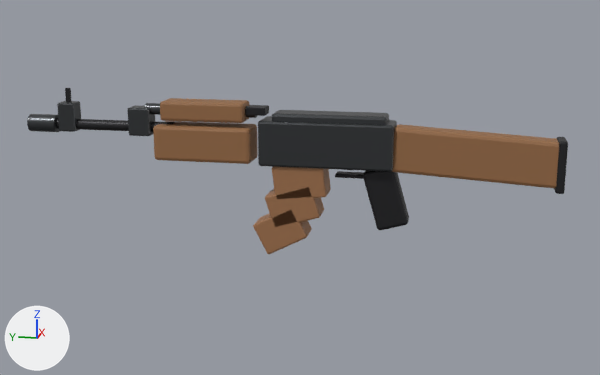
Renders of the Blender file source/blender/weapons/ak74/ak74.blend from each side of a commit.
Both versions are drawn from a camera (50 mm lens) standing at (-1.385, -0.234, 0.296) and looking at (0.013, 0.045, -0.054). Lighting does not change. The marker at lower left points along +X, +Y and +Z. The first picture is the older version.

Names of what the first picture shows: 'Barrel', 'ButtPlate', 'DustCover', 'FrontSightBase', 'GasBlock', 'Handguard', 'MagBottom', 'MagMid', 'MagTop', 'PistolGrip', 'Receiver', 'Stock', 'UpperHandguard' and 5 more.
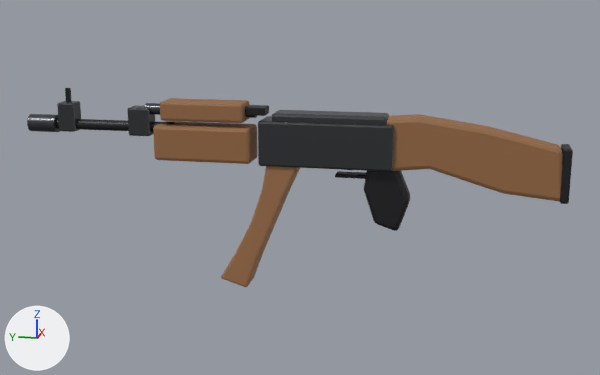
Edits to the bpy script that builds the scene:
```text
Change me_cube_003:
    used by ob_stock; parent = ob_gunroot; location = (0.0, -0.255, 0.018); rotation_euler = (0.06, 0.0, 0.0), in degrees (3.4, 0, 0)
    remove me_cube_003.from_pydata(...)  # 56 vertices, 54 faces; spans x -0.023..0.023, y -0.138..0.138, z -0.038..0.038
    add me_cube_003.from_pydata(...)  # 80 vertices, 74 faces; spans x -0.023..0.023, y -0.397..-0.105, z -0.049..0.082
    me_cube_003 part 1: 56 vertices removed from x -0.023..0.023, y -0.138..0.138, z -0.038..0.038; 80 vertices added at x -0.023..0.023, y -0.397..-0.105, z -0.049..0.082
Change me_cube_005:
    used by ob_pistolgrip; parent = ob_gunroot; location = (0.0, -0.108, -0.06); rotation_euler = (-0.28, 0.0, 0.0), in degrees (-16, 0, 0)
    remove me_cube_005.from_pydata(...)  # 56 vertices, 54 faces; spans x -0.018..0.018, y -0.0275..0.0275, z -0.0525..0.0525
    add me_cube_005.from_pydata(...)  # 76 vertices, 72 faces; spans x -0.018..0.018, y -0.1485..-0.07, z -0.1158..0.01
    me_cube_005 part 2: the whole mesh is rebuilt
Add me_magazine:
    me_magazine.from_pydata(...)  # 92 vertices, 84 faces; spans x -0.026..0.026, y 0.037..0.183, z -0.234..0.005
    me_magazine.materials.append(mat_ak74mag)  # brown #9e6f4b
Change ob_stock:
    ob_stock.rotation_euler: (0.06, 0.0, 0.0) -> (0.0, 0.0, 0.0)  # degrees (3.4, 0, 0) -> degrees (0, 0, 0)
    ob_stock.location: (0.0, -0.255, 0.018) -> (0.0, 0.0, 0.0)
Change ob_buttplate:
    ob_buttplate.location: (0.0, -0.39, 0.008) -> (0.0, -0.398, -0.006)
Change ob_pistolgrip:
    ob_pistolgrip.rotation_euler: (-0.28, 0.0, 0.0) -> (0.0, 0.0, 0.0)  # degrees (-16, 0, 0) -> degrees (0, 0, 0)
    ob_pistolgrip.location: (0.0, -0.108, -0.06) -> (0.0, 0.0, 0.0)
Change ob_magazine:
    ob_magazine: bpy.data.objects.new('Magazine', None) -> bpy.data.objects.new('Magazine', me_magazine)
    ob_magazine.location: (0.0, 0.04, -0.005) -> (0.0, 0.0, 0.0)
Remove ob_magtop:
    ob_magtop = bpy.data.objects.new('MagTop', me_cube_011)
    ob_magtop.parent = ob_magazine
    ob_magtop.location = (0.0, 0.0, -0.03)
    ob_magtop.rotation_euler = (-0.12, 0.0, 0.0)  # degrees (-6.9, 0, 0)
Remove ob_magmid:
    ob_magmid = bpy.data.objects.new('MagMid', me_cube_012)
    ob_magmid.parent = ob_magazine
    ob_magmid.location = (0.0, 0.012, -0.075)
    ob_magmid.rotation_euler = (-0.3, 0.0, 0.0)  # degrees (-17, 0, 0)
Remove ob_magbottom:
    ob_magbottom = bpy.data.objects.new('MagBottom', me_cube_013)
    ob_magbottom.parent = ob_magazine
    ob_magbottom.location = (0.0, 0.034, -0.12)
    ob_magbottom.rotation_euler = (-0.48, 0.0, 0.0)  # degrees (-28, 0, 0)
```

What differs and where, as boxes [x1, y1, x2, y2] in the pictures (600 x 375 px):
'Stock', reshaped, moved, turned: before [392, 124, 559, 189]; after [387, 114, 563, 202]
'Magazine', now drawn (brown): after [221, 166, 300, 287]
'PistolGrip', reshaped, moved, turned: before [363, 171, 409, 230]; after [364, 171, 410, 231]
'MagTop', deleted (brown): before [272, 167, 331, 199]
'MagMid', deleted (brown): before [265, 187, 324, 227]
'MagBottom', deleted (brown): before [253, 212, 312, 254]
'ButtPlate', moved: before [554, 137, 568, 194]; after [560, 144, 573, 204]
